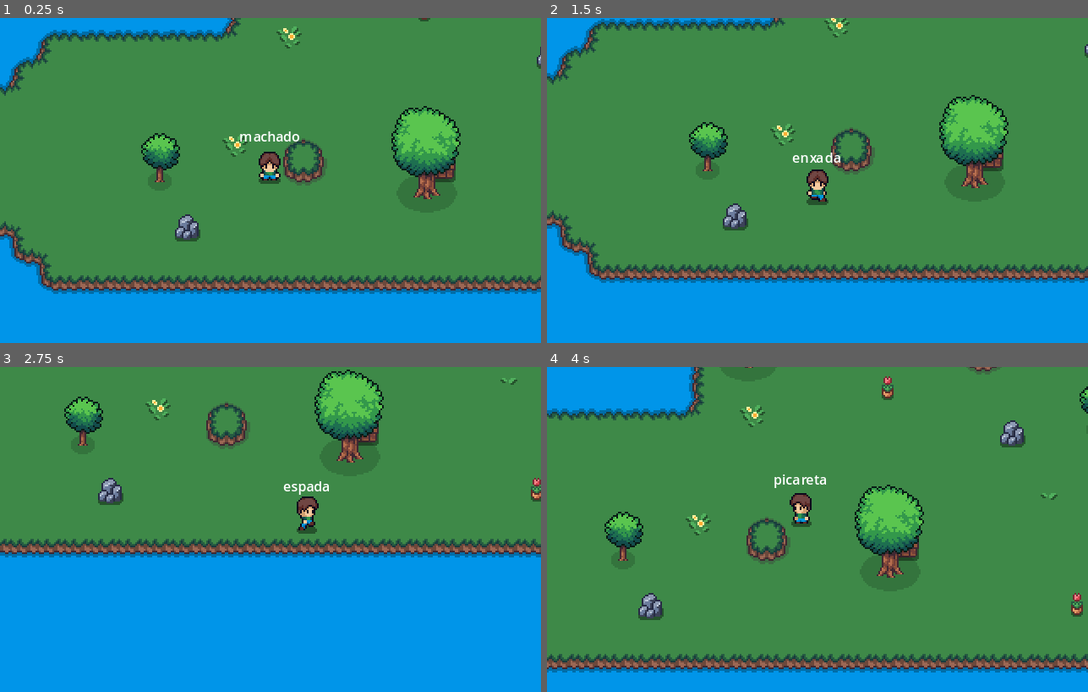
Above: before the commit, frames 1-4 (two rows, left to right).
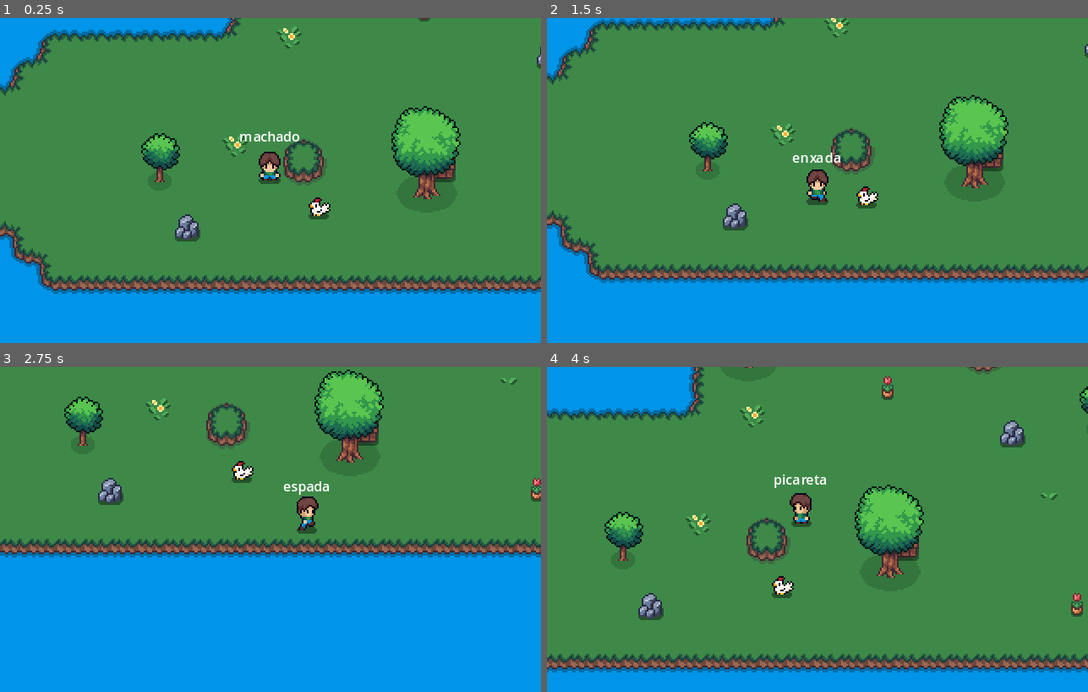
Above: after the commit, the same moments.

Repository: eldercamposds/SwordFantasy
Game: Godot game, scene res://swordFantasy/nivel/nivel.tscn
Two runs of this game, one before a commit and one after it. Both use one fixed random seed, a clock stepped at 60 frames per second and the inputs below. This scene is started directly instead of the project's main scene.
Inputs (mouse positions are in pixels of both pictures, inside the frame that each line leads up to):
- Up to frame 1 (0.25 s): no input
- Up to frame 2 (1.5 s): move the mouse to (936, 164) at 0.52 s; hold D (mover_direita) 0.53-1.28 s; click (936, 164) at 0.6 s; move the mouse to (709, 196) at 1.27 s; hold S (mover_baixo) from 1.28 s (still down); tap 4 (enxada) at 1.35 s
- Up to frame 3 (2.75 s): move the mouse to (324, 458) at 2.02 s; release S (mover_baixo) at 2.03 s; hold D (mover_direita) from 2.03 s (still down); tap 1 (espada) at 2.1 s
- Up to frame 4 (4 s): move the mouse to (790, 594) at 2.77 s; release D (mover_direita) at 2.78 s; hold W (mover_cima) 2.78-3.53 s; tap 3 (machado) at 2.85 s; move the mouse to (979, 578) at 3.52 s; hold A (mover_esquerda) from 3.53 s (still down); tap 2 (picareta) at 3.6 s

The runs differ from the first frame. In frame 1, 0.2% of the frame differs, in the area x 57-62%, y 55-62%; in frame 2, 0.2%; in frame 3, 0.2%; in frame 4, 0.2%.

Commit message:
movimentação animais

Diff:
--- a/swordFantasy/entidades/animais/Chicken/galinha.tscn
+++ b/swordFantasy/entidades/animais/Chicken/galinha.tscn
@@ -7,6 +7,8 @@
 radius = 4.0
 
 [node name="Galinha" instance=ExtResource("1_js6j7")]
+platform_on_leave = 0
+script = null
 
 [node name="Textura" parent="." index="0"]
 position = Vector2(0, -6)
--- a/swordFantasy/entidades/animais/Cow/vaca.tscn
+++ b/swordFantasy/entidades/animais/Cow/vaca.tscn
@@ -7,6 +7,9 @@
 size = Vector2(20, 6)
 
 [node name="Vaca" instance=ExtResource("1_k08x6")]
+motion_mode = 0
+platform_on_leave = 0
+script = null
 
 [node name="Textura" parent="." index="0"]
 position = Vector2(0, -8)
--- a/swordFantasy/entidades/animais/Pig/porco.tscn
+++ b/swordFantasy/entidades/animais/Pig/porco.tscn
@@ -7,6 +7,9 @@
 size = Vector2(15, 4)
 
 [node name="porco" instance=ExtResource("1_ic081")]
+motion_mode = 0
+platform_on_leave = 0
+script = null
 
 [node name="Textura" parent="." index="0"]
 position = Vector2(0, -6)
--- a/swordFantasy/entidades/animais/Sheep/ovelha.tscn
+++ b/swordFantasy/entidades/animais/Sheep/ovelha.tscn
@@ -7,6 +7,9 @@
 size = Vector2(14, 4)
 
 [node name="ovelha" instance=ExtResource("1_drhvf")]
+motion_mode = 0
+platform_on_leave = 0
+script = null
 
 [node name="Textura" parent="." index="0"]
 position = Vector2(1, -6)
--- a/swordFantasy/entidades/animais/animal_de_base.tscn
+++ b/swordFantasy/entidades/animais/animal_de_base.tscn
@@ -1,47 +1,6 @@
 [gd_scene load_steps=6 format=3 uid="uid://dm4srum2ywu61"]
 
 [ext_resource type="PackedScene" uid="uid://b4a6oevhpyrhh" path="res://swordFantasy/entidades/entidade_de_base.tscn" id="1_cifl1"]
-
-[sub_resource type="Animation" id="Animation_tofh4"]
-resource_name = "parado"
-length = 0.4
-loop_mode = 1
-tracks/0/type = "value"
-tracks/0/imported = false
-tracks/0/enabled = true
-tracks/0/path = NodePath("../Textura:hframes")
-tracks/0/interp = 1
-tracks/0/loop_wrap = true
-tracks/0/keys = {
-"times": PackedFloat32Array(0),
-"transitions": PackedFloat32Array(1),
-"update": 1,
-"values": [2]
-}
-tracks/1/type = "value"
-tracks/1/imported = false
-tracks/1/enabled = true
-tracks/1/path = NodePath("../Textura:vframes")
-tracks/1/interp = 1
-tracks/1/loop_wrap = true
-tracks/1/keys = {
-"times": PackedFloat32Array(0),
-"transitions": PackedFloat32Array(1),
-"update": 1,
-"values": [2]
-}
-tracks/2/type = "value"
-tracks/2/imported = false
-tracks/2/enabled = true
-tracks/2/path = NodePath("../Textura:frame")
-tracks/2/interp = 1
-tracks/2/loop_wrap = true
-tracks/2/keys = {
-"times": PackedFloat32Array(0, 0.2),
-"transitions": PackedFloat32Array(1, 1),
-"update": 1,
-"values": [0, 1]
-}
 
 [sub_resource type="Animation" id="Animation_du4jm"]
 length = 0.001
@@ -123,6 +82,47 @@
 "values": [2, 3]
 }
 
+[sub_resource type="Animation" id="Animation_tofh4"]
+resource_name = "parado"
+length = 0.4
+loop_mode = 1
+tracks/0/type = "value"
+tracks/0/imported = false
+tracks/0/enabled = true
+tracks/0/path = NodePath("../Textura:hframes")
+tracks/0/interp = 1
+tracks/0/loop_wrap = true
+tracks/0/keys = {
+"times": PackedFloat32Array(0),
+"transitions": PackedFloat32Array(1),
+"update": 1,
+"values": [2]
+}
+tracks/1/type = "value"
+tracks/1/imported = false
+tracks/1/enabled = true
+tracks/1/path = NodePath("../Textura:vframes")
+tracks/1/interp = 1
+tracks/1/loop_wrap = true
+tracks/1/keys = {
+"times": PackedFloat32Array(0),
+"transitions": PackedFloat32Array(1),
+"update": 1,
+"values": [2]
+}
+tracks/2/type = "value"
+tracks/2/imported = false
+tracks/2/enabled = true
+tracks/2/path = NodePath("../Textura:frame")
+tracks/2/interp = 1
+tracks/2/loop_wrap = true
+tracks/2/keys = {
+"times": PackedFloat32Array(0, 0.2),
+"transitions": PackedFloat32Array(1, 1),
+"update": 1,
+"values": [0, 1]
+}
+
 [sub_resource type="AnimationLibrary" id="AnimationLibrary_677ro"]
 _data = {
 "RESET": SubResource("Animation_du4jm"),
--- /dev/null
+++ b/swordFantasy/entidades/entidade_de_base.gd
@@ -0,0 +1,37 @@
+extends CharacterBody2D
+
+var direcao: Vector2
+
+@export var _tempo_de_caminhada: Timer
+@export var _velocidade_de_movimento_normal: float = 32.0
+@export var _velocidade_de_movimento_correndo: float = 64.0
+
+func _ready() -> void:
+	direcao = retornar_direcao_aleatoria()
+	_tempo_de_caminhada.start(5.0)
+
+func _physics_process(_delta: float) -> void:
+	velocity = _velocidade_de_movimento_normal * direcao
+	move_and_slide()
+
+	_bounce()
+
+func _bounce() -> void:
+	if get_slide_collision_count() > 0:
+		direcao = velocity.bounce(get_slide_collision(0).get_normal()).normalized()
+
+func retornar_direcao_aleatoria() -> Vector2:
+	return Vector2(
+		[-1, 0, +1].pick_random(),
+		[-1, 0, +1].pick_random()
+	).normalized()
+
+
+func _on_tempo_de_caminhada_timeout() -> void:
+	_tempo_de_caminhada.start(5.0)
+	if direcao != Vector2(0, 0):
+		direcao = Vector2(0, 0)
+		return
+
+	if direcao == Vector2(0,0):
+		direcao = retornar_direcao_aleatoria()
--- a/swordFantasy/entidades/entidade_de_base.tscn
+++ b/swordFantasy/entidades/entidade_de_base.tscn
@@ -1,6 +1,12 @@
-[gd_scene format=3 uid="uid://b4a6oevhpyrhh"]
+[gd_scene load_steps=2 format=3 uid="uid://b4a6oevhpyrhh"]
 
-[node name="EntidadeDeBase" type="CharacterBody2D"]
+[ext_resource type="Script" path="res://swordFantasy/entidades/entidade_de_base.gd" id="1_vnd0k"]
+
+[node name="EntidadeDeBase" type="CharacterBody2D" node_paths=PackedStringArray("_tempo_de_caminhada")]
+motion_mode = 1
+platform_on_leave = 2
+script = ExtResource("1_vnd0k")
+_tempo_de_caminhada = NodePath("TempoDeCaminhada")
 
 [node name="Textura" type="Sprite2D" parent="."]
 
@@ -8,3 +14,8 @@
 
 [node name="Animador" type="AnimationPlayer" parent="."]
 root_node = NodePath("../ColisaoFisica")
+
+[node name="TempoDeCaminhada" type="Timer" parent="."]
+one_shot = true
+
+[connection signal="timeout" from="TempoDeCaminhada" to="." method="_on_tempo_de_caminhada_timeout"]
--- a/swordFantasy/entidades/inimigos/esqueleto.tscn
+++ b/swordFantasy/entidades/inimigos/esqueleto.tscn
@@ -7,48 +7,6 @@
 
 [sub_resource type="CircleShape2D" id="CircleShape2D_trsmn"]
 radius = 4.0
-
-[sub_resource type="Animation" id="Animation_6mhr1"]
-resource_name = "parado"
-length = 0.6
-loop_mode = 1
-step = 0.1
-tracks/0/type = "value"
-tracks/0/imported = false
-tracks/0/enabled = true
-tracks/0/path = NodePath("../Textura:hframes")
-tracks/0/interp = 1
-tracks/0/loop_wrap = true
-tracks/0/keys = {
-"times": PackedFloat32Array(0),
-"transitions": PackedFloat32Array(1),
-"update": 1,
-"values": [6]
-}
-tracks/1/type = "value"
-tracks/1/imported = false
-tracks/1/enabled = true
-tracks/1/path = NodePath("../Textura:vframes")
-tracks/1/interp = 1
-tracks/1/loop_wrap = true
-tracks/1/keys = {
-"times": PackedFloat32Array(0),
-"transitions": PackedFloat32Array(1),
-"update": 1,
-"values": [10]
-}
-tracks/2/type = "value"
-tracks/2/imported = false
-tracks/2/enabled = true
-tracks/2/path = NodePath("../Textura:frame")
-tracks/2/interp = 1
-tracks/2/loop_wrap = true
-tracks/2/keys = {
-"times": PackedFloat32Array(0, 0.1, 0.2, 0.3, 0.4, 0.5),
-"transitions": PackedFloat32Array(1, 1, 1, 1, 1, 1),
-"update": 1,
-"values": [6, 7, 8, 9, 10, 11]
-}
 
 [sub_resource type="Animation" id="Animation_881mc"]
 length = 0.001
@@ -172,6 +130,48 @@
 "values": [36, 37, 38, 39, 40]
 }
 
+[sub_resource type="Animation" id="Animation_6mhr1"]
+resource_name = "parado"
+length = 0.6
+loop_mode = 1
+step = 0.1
+tracks/0/type = "value"
+tracks/0/imported = false
+tracks/0/enabled = true
+tracks/0/path = NodePath("../Textura:hframes")
+tracks/0/interp = 1
+tracks/0/loop_wrap = true
+tracks/0/keys = {
+"times": PackedFloat32Array(0),
+"transitions": PackedFloat32Array(1),
+"update": 1,
+"values": [6]
+}
+tracks/1/type = "value"
+tracks/1/imported = false
+tracks/1/enabled = true
+tracks/1/path = NodePath("../Textura:vframes")
+tracks/1/interp = 1
+tracks/1/loop_wrap = true
+tracks/1/keys = {
+"times": PackedFloat32Array(0),
+"transitions": PackedFloat32Array(1),
+"update": 1,
+"values": [10]
+}
+tracks/2/type = "value"
+tracks/2/imported = false
+tracks/2/enabled = true
+tracks/2/path = NodePath("../Textura:frame")
+tracks/2/interp = 1
+tracks/2/loop_wrap = true
+tracks/2/keys = {
+"times": PackedFloat32Array(0, 0.1, 0.2, 0.3, 0.4, 0.5),
+"transitions": PackedFloat32Array(1, 1, 1, 1, 1, 1),
+"update": 1,
+"values": [6, 7, 8, 9, 10, 11]
+}
+
 [sub_resource type="AnimationLibrary" id="AnimationLibrary_1ys3c"]
 _data = {
 "RESET": SubResource("Animation_881mc"),
--- a/swordFantasy/entidades/inimigos/slime.tscn
+++ b/swordFantasy/entidades/inimigos/slime.tscn
@@ -7,48 +7,6 @@
 
 [sub_resource type="CircleShape2D" id="CircleShape2D_47umb"]
 radius = 8.06226
-
-[sub_resource type="Animation" id="Animation_jpoak"]
-resource_name = "parado"
-length = 0.4
-loop_mode = 1
-step = 0.1
-tracks/0/type = "value"
-tracks/0/imported = false
-tracks/0/enabled = true
-tracks/0/path = NodePath("../Textura:hframes")
-tracks/0/interp = 1
-tracks/0/loop_wrap = true
-tracks/0/keys = {
-"times": PackedFloat32Array(0),
-"transitions": PackedFloat32Array(1),
-"update": 1,
-"values": [6]
-}
-tracks/1/type = "value"
-tracks/1/imported = false
-tracks/1/enabled = true
-tracks/1/path = NodePath("../Textura:vframes")
-tracks/1/interp = 1
-tracks/1/loop_wrap = true
-tracks/1/keys = {
-"times": PackedFloat32Array(0),
-"transitions": PackedFloat32Array(1),
-"update": 1,
-"values": [3]
-}
-tracks/2/type = "value"
-tracks/2/imported = false
-tracks/2/enabled = true
-tracks/2/path = NodePath("../Textura:frame")
-tracks/2/interp = 1
-tracks/2/loop_wrap = true
-tracks/2/keys = {
-"times": PackedFloat32Array(0, 0.1, 0.2, 0.3),
-"transitions": PackedFloat32Array(1, 1, 1, 1),
-"update": 1,
-"values": [0, 1, 2, 3]
-}
 
 [sub_resource type="Animation" id="Animation_q2txx"]
 length = 0.001
@@ -172,6 +130,48 @@
 "values": [12, 13, 14, 15, 16, 17]
 }
 
+[sub_resource type="Animation" id="Animation_jpoak"]
+resource_name = "parado"
+length = 0.4
+loop_mode = 1
+step = 0.1
+tracks/0/type = "value"
+tracks/0/imported = false
+tracks/0/enabled = true
+tracks/0/path = NodePath("../Textura:hframes")
+tracks/0/interp = 1
+tracks/0/loop_wrap = true
+tracks/0/keys = {
+"times": PackedFloat32Array(0),
+"transitions": PackedFloat32Array(1),
+"update": 1,
+"values": [6]
+}
+tracks/1/type = "value"
+tracks/1/imported = false
+tracks/1/enabled = true
+tracks/1/path = NodePath("../Textura:vframes")
+tracks/1/interp = 1
+tracks/1/loop_wrap = true
+tracks/1/keys = {
+"times": PackedFloat32Array(0),
+"transitions": PackedFloat32Array(1),
+"update": 1,
+"values": [3]
+}
+tracks/2/type = "value"
+tracks/2/imported = false
+tracks/2/enabled = true
+tracks/2/path = NodePath("../Textura:frame")
+tracks/2/interp = 1
+tracks/2/loop_wrap = true
+tracks/2/keys = {
+"times": PackedFloat32Array(0, 0.1, 0.2, 0.3),
+"transitions": PackedFloat32Array(1, 1, 1, 1),
+"update": 1,
+"values": [0, 1, 2, 3]
+}
+
 [sub_resource type="AnimationLibrary" id="AnimationLibrary_ocba0"]
 _data = {
 "RESET": SubResource("Animation_q2txx"),
--- a/swordFantasy/nivel/nivel.tscn
+++ b/swordFantasy/nivel/nivel.tscn
@@ -6,6 +6,7 @@
 [ext_resource type="PackedScene" uid="uid://co6dcc42qkkhw" path="res://swordFantasy/decoracao/arvore_menor.tscn" id="4_btuhk"]
 [ext_resource type="PackedScene" uid="uid://hue13l2y63vu" path="res://swordFantasy/decoracao/bau.tscn" id="5_qih1n"]
 [ext_resource type="PackedScene" uid="uid://b7yfv2waads75" path="res://swordFantasy/decoracao/pedra.tscn" id="6_xthnw"]
+[ext_resource type="PackedScene" uid="uid://r0jp6ctu1jas" path="res://swordFantasy/entidades/animais/Chicken/galinha.tscn" id="7_i1eef"]
 
 [node name="Nivel" type="Node2D"]
 position = Vector2(-334, 177)
@@ -78,4 +79,7 @@
 [node name="Pedra5" parent="YSort" instance=ExtResource("6_xthnw")]
 position = Vector2(1162, -91)
 
+[node name="Galinha" parent="YSort" instance=ExtResource("7_i1eef")]
+position = Vector2(749, 3)
+
 [editable path="Terreno"]
Not shown: 1 places in swordFantasy/nivel/nivel.tscn that only renumber resources
